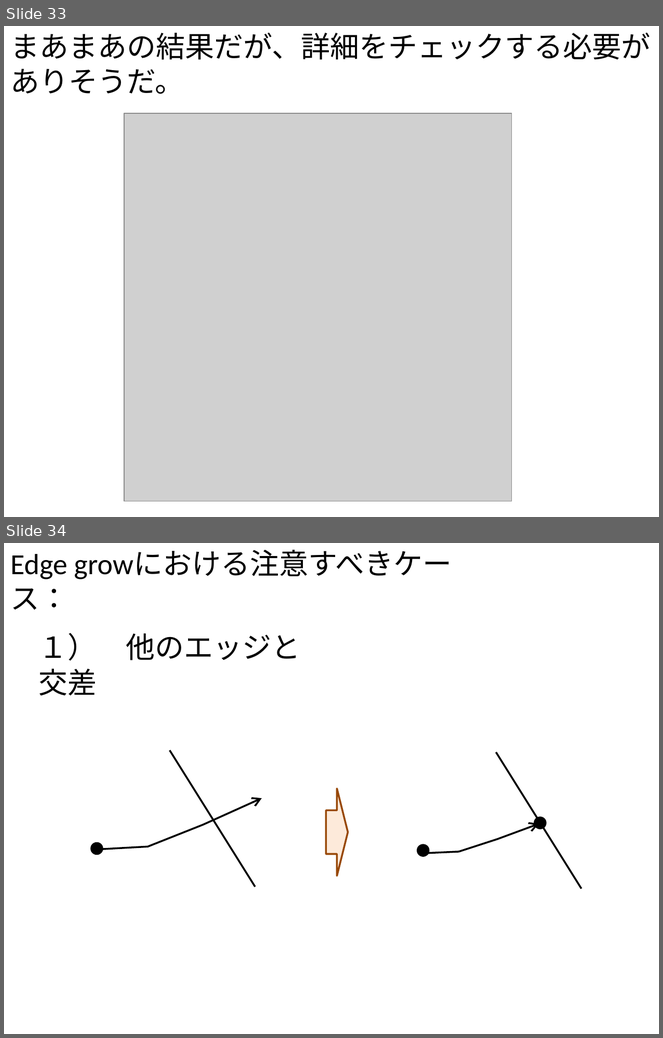
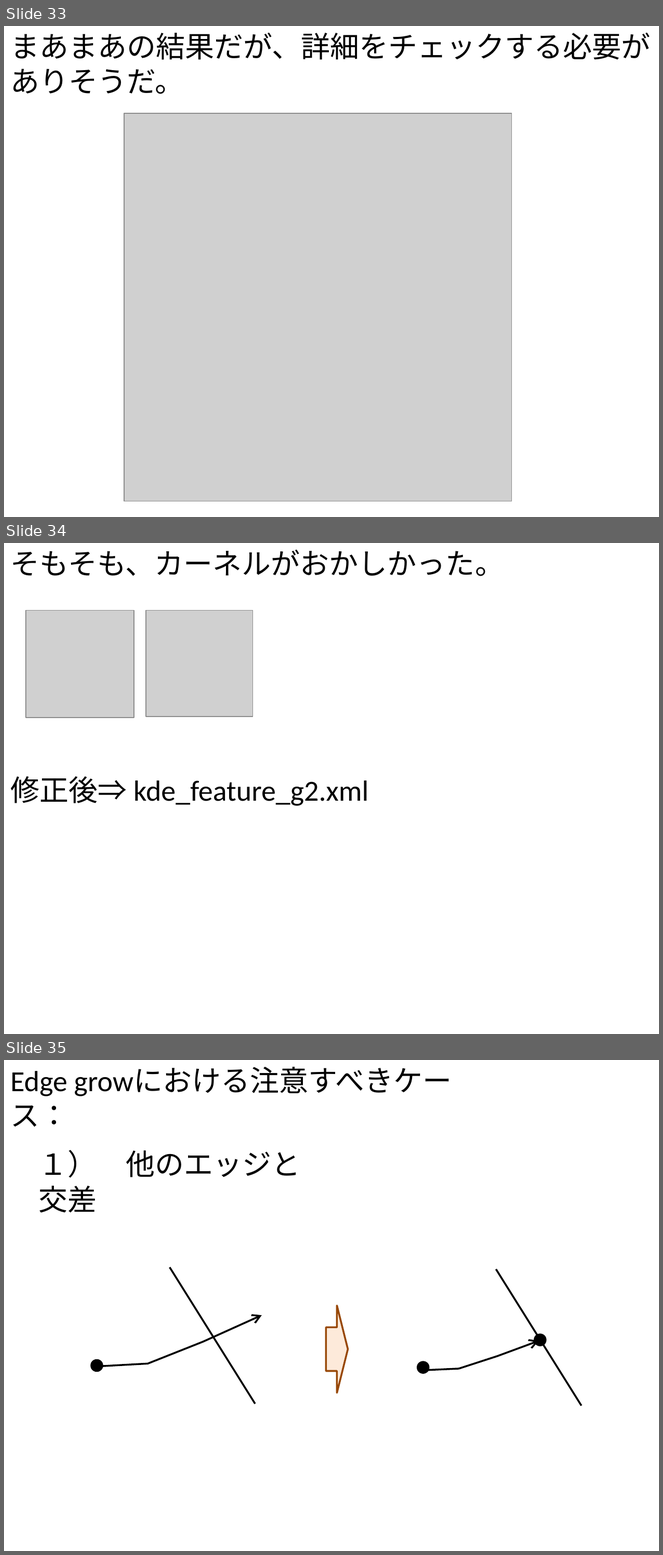
Before and after one commit to gnishida/RoadDesigner, a slide deck: RoadDesigner.pptx. Shown one above the other, each under a label of ours: slides 33 and 34 before the commit, slides 33, 34 and 35 after it. The pictures are 663x1038 and 663x1555 pixels, drawn with LibreOffice and Linux fonts; fonts in the diff are those of the drawing; grey boxes stand for pictures. Boxes give left, top, right and bottom in pixels: in the first picture for what was removed or moved away, otherwise in the second. Text is boxed around its words. In the diff, an @@ line names an element or a change of style, - is before the commit and + after.

```diff
--- a/RoadDesigner.pptx
+++ b/RoadDesigner.pptx
@@ slide 34 added at [4, 543, 659, 1034], background #FFFFFF @@
@@ text added at [10, 549, 504, 576], 32 pt, text #000000 @@
+そもそも、カーネルがおかしかった。
@@ picture added at [26, 611, 133, 718] @@
@@ picture added at [146, 611, 253, 717] @@
@@ text added at [10, 776, 369, 806], 32 pt, text #000000 @@
+修正後⇒ kde_feature_g2.xml
@@ what was slide 34 is now slide 35 @@
```
Also in this commit, not shown: 1 other file.
